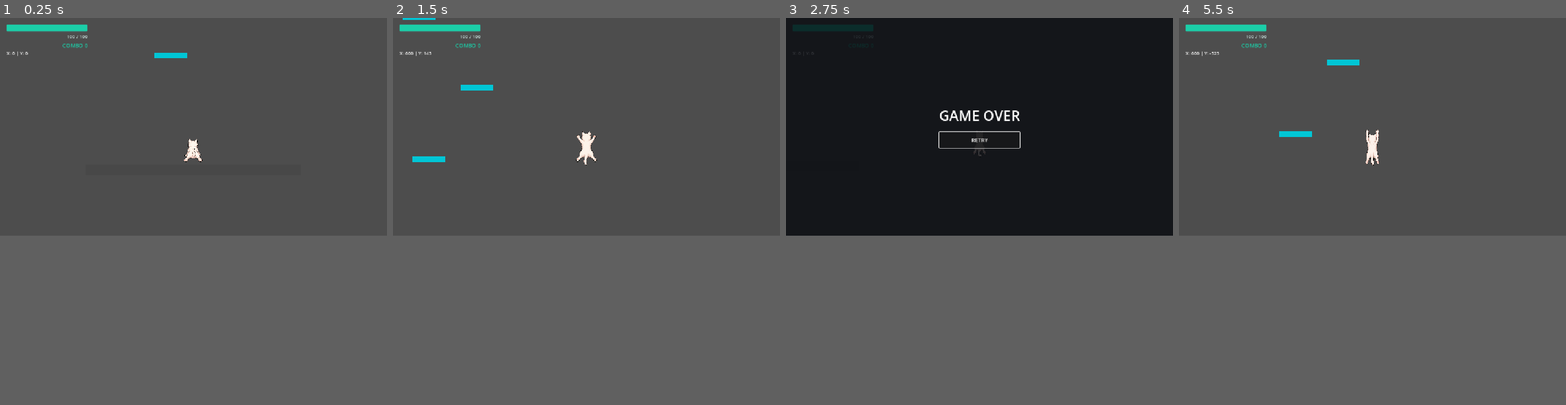
Above: before the commit, frames 1-4 (left to right).
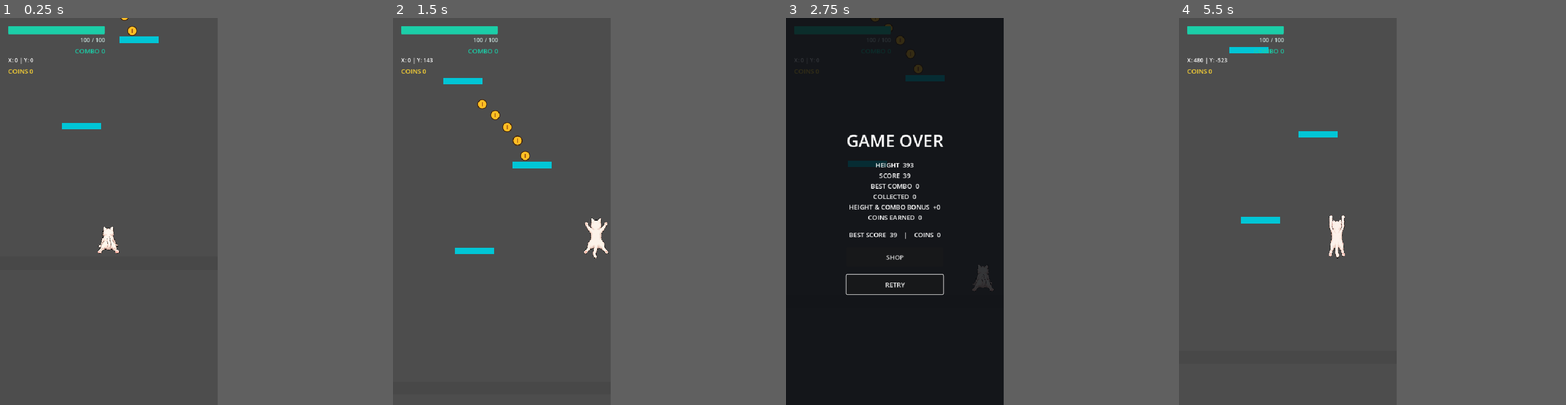
Above: after the commit, the same moments.

Repository: wjdan6/CatJump
Game: Godot game, scene res://main.tscn
Same seed, same stepped clock (60 frames per second), same inputs: the game is played once before the commit and once after it.
Inputs (mouse positions are in pixels of both pictures, inside the frame that each line leads up to):
- Up to frame 1 (0.25 s): no input
- Up to frame 2 (1.5 s): hold Right (move_right) from 0.53 s (still down); tap Z (jump) at 0.6, 0.77, 1.07, 1.35 s
- Up to frame 3 (2.75 s): tap Z (jump) at 1.52, 1.82, 2.1 s; release Right (move_right) at 2.03 s; hold Left (move_left) from 2.03 s (still down)
- Up to frame 4 (5.5 s): release Left (move_left) at 2.75 s; click (1372, 153) at 2.75 s, where only the run after the commit has a clickable "SHOP"; click (1372, 149) at 3.5 s, where only the run after the commit has a clickable "BACK TO RESULTS"; click "RETRY" at 4.25 s; tap Enter at 5 s; hold Right (move_right) from 5.03 s (still down); tap Z (jump) at 5.1, 5.27 s
In our replay, the window is 800x450 before the commit and 450x800 after it. These sizes can differ from the game's own. Grey fills any space a smaller window leaves; there, only what the larger window draws over its background counts as a difference.

The runs differ from the first frame. In frame 1, 1.5% of the frame differs, in the area x 1-53%, y 0-61%; in frame 2, 2.3%; in frame 3, 2.5%, in the area x 2-61%, y 0-72%; in frame 4, 1.8%.

Commit message:
상승 플레이와 코인 수집 구현

Diff:
--- /dev/null
+++ b/coin_pickup.gd
@@ -0,0 +1,31 @@
+extends Area2D
+
+const Player = preload("res://player.gd")
+const RADIUS: float = 15.0
+
+var collected: bool = false
+
+func _ready() -> void:
+	collision_layer = 0
+	collision_mask = 1
+	monitorable = false
+	var circle := CircleShape2D.new()
+	circle.radius = RADIUS
+	var collider := CollisionShape2D.new()
+	collider.shape = circle
+	add_child(collider)
+	body_entered.connect(_on_body_entered)
+
+func _draw() -> void:
+	draw_circle(Vector2.ZERO, RADIUS, Color(0.26, 0.14, 0.04), true, -1.0, true)
+	draw_circle(Vector2.ZERO, RADIUS - 2.5, Color(1.0, 0.75, 0.14), true, -1.0, true)
+	draw_line(Vector2(0.0, -6.0), Vector2(0.0, 6.0), Color(0.62, 0.33, 0.07), 3.0, true)
+
+func _on_body_entered(body: Node2D) -> void:
+	var player := body as Player
+	if collected or player == null or not player.collect_coin():
+		return
+
+	collected = true
+	hide()
+	queue_free()
--- a/main.tscn
+++ b/main.tscn
@@ -13,6 +13,7 @@
 [ext_resource type="Texture2D" path="res://assets/player/cat_land.png" id="11_land"]
 [ext_resource type="PackedScene" path="res://platform.tscn" id="12_platform"]
 [ext_resource type="Script" path="res://platform_generator.gd" id="13_platform_generator"]
+[ext_resource type="Script" path="res://run_results.gd" id="14_run_results"]
 
 [sub_resource type="SpriteFrames" id="SpriteFrames_player"]
 animations = [{
@@ -243,6 +244,15 @@
 offset_bottom = 117.0
 theme_override_font_sizes/font_size = 14
 text = "X: 0 | Y: 0"
+
+[node name="CoinLabel" type="Label" parent="StaminaUI"]
+offset_left = 20.0
+offset_top = 120.0
+offset_right = 260.0
+offset_bottom = 142.0
+theme_override_colors/font_color = Color(1, 0.84, 0.2, 1)
+theme_override_font_sizes/font_size = 16
+text = "COINS 0"
 
 [node name="JudgmentLabel" type="Label" parent="StaminaUI" unique_id=1674039771]
 visible = false
@@ -272,6 +282,7 @@
 grow_horizontal = 2
 grow_vertical = 2
 color = Color(0.03, 0.04, 0.06, 0.82)
+script = ExtResource("14_run_results")
 
 [node name="CenterContainer" type="CenterContainer" parent="StaminaUI/GameOverOverlay"]
 layout_mode = 1
--- a/platform_generator.gd
+++ b/platform_generator.gd
@@ -1,4 +1,9 @@
 extends Node2D
+
+const CoinPickup = preload("res://coin_pickup.gd")
+const COIN_PATH_START_X_FRACTION: float = 0.1
+const COIN_PATH_END_X_FRACTION: float = 0.72
+const COIN_PATH_CURVE: float = 0.55
 
 @export_category("References")
 @export var platform_scene: PackedScene
@@ -14,11 +19,23 @@
 @export_range(0.0, 1000.0, 1.0) var horizontal_step_min: float = 100.0
 @export_range(0.0, 1000.0, 1.0) var horizontal_step_max: float = 220.0
 
+@export_category("Jump Judgment")
+@export_range(0.1, 3.0, 0.01) var boost_surface_thickness_ratio: float = 1.0
+
+@export_category("Coins")
+@export_range(0.0, 1.0, 0.05) var coin_path_chance: float = 0.30
+@export_range(35.0, 150.0, 1.0) var coin_spacing: float = 50.0
+@export_range(2, 16, 1) var max_coins_per_path: int = 8
+@export_range(26.0, 100.0, 1.0) var coin_path_start_clearance: float = 28.0
+@export_range(26.0, 100.0, 1.0) var coin_path_end_clearance: float = 72.0
+
 @export_category("Cleanup")
 @export_range(0.0, 20000.0, 100.0) var cleanup_distance: float = 5500.0
 
 var player: Node2D
 var random_number_generator := RandomNumberGenerator.new()
+var coin_random := RandomNumberGenerator.new()
+var previous_gap_has_coins: bool = false
 var highest_platform_y: float = 0.0
 var last_platform_x: float = 0.0
 var generated_platform_count: int = 0
@@ -40,8 +57,9 @@
 		random_number_generator.randomize()
 	else:
 		random_number_generator.seed = random_seed
-
-	if not _find_highest_existing_platform():
+	coin_random.seed = random_number_generator.seed ^ 0x434F494E
+
+	if not _prepare_existing_platforms():
 		push_error("PlatformGenerator requires at least one node in the boost_platform group.")
 		set_process(false)
 		return
@@ -52,21 +70,27 @@
 	_generate_platforms_ahead()
 	_cleanup_old_platforms()
 
-func _find_highest_existing_platform() -> bool:
-	var found_platform := false
-	var highest_y := INF
-
+func _prepare_existing_platforms() -> bool:
+	var platforms: Array[Node2D] = []
 	for platform_node: Node in get_tree().get_nodes_in_group("boost_platform"):
 		var platform := platform_node as Node2D
-		if platform == null or platform.global_position.y >= highest_y:
-			continue
-
-		highest_y = platform.global_position.y
-		highest_platform_y = platform.global_position.y
-		last_platform_x = platform.global_position.x
-		found_platform = true
-
-	return found_platform
+		if platform != null:
+			platforms.append(platform)
+	if platforms.is_empty():
+		return false
+
+	platforms.sort_custom(func(lower: Node2D, higher: Node2D) -> bool:
+		return lower.global_position.y > higher.global_position.y
+	)
+	for index in range(platforms.size()):
+		var platform := platforms[index]
+		_fit_boost_surface(platform)
+		if index > 0:
+			_place_coin_path(platforms[index - 1].global_position, platform)
+	var highest := platforms.back() as Node2D
+	highest_platform_y = highest.global_position.y
+	last_platform_x = highest.global_position.x
+	return true
 
 func _generate_platforms_ahead() -> void:
 	var target_y := player.global_position.y - maxf(generation_ahead_distance, 0.0)
@@ -81,6 +105,7 @@
 		set_process(false)
 		return false
 
+	var previous_position := Vector2(last_platform_x, highest_platform_y)
 	var minimum_gap := maxf(minf(vertical_gap_min, vertical_gap_max), 1.0)
 	var maximum_gap := maxf(vertical_gap_min, vertical_gap_max)
 	highest_platform_y -= random_number_generator.randf_range(minimum_gap, maximum_gap)
@@ -89,10 +114,72 @@
 	generated_platform_count += 1
 	platform.name = "GeneratedPlatform%d" % generated_platform_count
 	platform.add_to_group("generated_platform")
+	_fit_boost_surface(platform)
 	add_child(platform)
 	platform.global_position = Vector2(last_platform_x, highest_platform_y)
+	_place_coin_path(previous_position, platform)
 	generated_platforms.append(platform)
 	return true
+
+func _place_coin_path(lower_position: Vector2, upper_platform: Node2D) -> void:
+	if previous_gap_has_coins:
+		previous_gap_has_coins = false
+		return
+	if coin_random.randf() >= coin_path_chance:
+		return
+
+	var upper_position := upper_platform.global_position
+	var start_y := lower_position.y - coin_path_start_clearance
+	var end_y := upper_position.y + coin_path_end_clearance
+	if start_y <= end_y:
+		return
+
+	var start := Vector2(lerpf(lower_position.x, upper_position.x, COIN_PATH_START_X_FRACTION), start_y)
+	var end := Vector2(lerpf(lower_position.x, upper_position.x, COIN_PATH_END_X_FRACTION), end_y)
+	# A steeper start follows the cat's faster initial rise after a boost.
+	var control := start.lerp(end, 0.5)
+	control.x = lerpf(start.x, end.x, (1.0 - COIN_PATH_CURVE) * 0.5)
+	var path := Curve2D.new()
+	path.add_point(start, Vector2.ZERO, (control - start) * (2.0 / 3.0))
+	path.add_point(end, (control - end) * (2.0 / 3.0))
+	var length := path.get_baked_length()
+	var count := mini(max_coins_per_path, floori(length / coin_spacing) + 1)
+	if count < 2:
+		return
+
+	previous_gap_has_coins = true
+	for index in range(count):
+		var distance := length * float(index) / (count - 1)
+		var coin := CoinPickup.new()
+		coin.name = "CoinPickup%d" % (index + 1)
+		coin.position = upper_platform.to_local(path.sample_baked(distance))
+		upper_platform.add_child(coin)
+
+func _fit_boost_surface(platform: Node2D) -> void:
+	var collision := platform.get_node_or_null("BoostSurface/CollisionShape2D") as CollisionShape2D
+	if collision == null or not collision.shape is RectangleShape2D:
+		return
+
+	# The current platform scenes use a single polygon for the visible platform body.
+	for child in platform.get_children():
+		var body := child as Polygon2D
+		if body == null or body.polygon.is_empty():
+			continue
+
+		var top := INF
+		var bottom := -INF
+		for point: Vector2 in body.polygon:
+			var point_y := (body.transform * (point + body.offset)).y
+			top = minf(top, point_y)
+			bottom = maxf(bottom, point_y)
+
+		var original := collision.shape as RectangleShape2D
+		var thickness := (bottom - top) * boost_surface_thickness_ratio
+		if thickness > 0.0 and not is_equal_approx(original.size.y, thickness):
+			var adjusted := original.duplicate() as RectangleShape2D
+			adjusted.size = Vector2(original.size.x, thickness)
+			collision.shape = adjusted
+		return
 
 func _get_next_platform_x() -> float:
 	var left_limit := minf(horizontal_min, horizontal_max)
--- a/player.gd
+++ b/player.gd
@@ -1,13 +1,13 @@
 extends CharacterBody2D
 
-const GAME_OVER_POSITION_EPSILON: float = 1.0
+const RunResults = preload("res://run_results.gd")
 
 enum JumpJudgment {
 	PERFECT,
 	GOOD,
 }
 
-@export var move_speed: float = 600.0
+@export var move_speed: float = 480.0
 @export var jump_power: float = 1000.0
 @export var rise_gravity: float = 1300.0
 @export var fall_gravity: float = 1500.0
@@ -16,11 +16,11 @@
 @export_category("Acceleration Jump")
 @export var perfect_jump_power: float = 1250.0
 @export var good_jump_power: float = 1050.0
-@export var perfect_side_impulse: float = 300.0
-@export var good_side_impulse: float = 180.0
+@export var perfect_side_impulse: float = 240.0
+@export var good_side_impulse: float = 145.0
 @export var max_air_speed: float = 3000.0
-@export var air_acceleration: float = 8000.0
-@export var air_deceleration: float = 600.0
+@export var air_acceleration: float = 4200.0
+@export var air_deceleration: float = 500.0
 
 @export_category("Stamina")
 @export var max_stamina: float = 100.0
@@ -46,11 +46,11 @@
 @export var perfect_combo_acceleration_gain: float = 1.0
 @export var good_combo_acceleration_gain: float = 0.5
 @export var jump_power_per_combo_acceleration: float = 50.0
-@export var side_impulse_per_combo_acceleration: float = 20.0
-@export var move_speed_per_combo_acceleration: float = 40.0
-
-@export_category("Game Loop")
-@export var game_over_fall_distance: float = 4427.0
+@export var side_impulse_per_combo_acceleration: float = 16.0
+@export var move_speed_per_combo_acceleration: float = 32.0
+
+@export_category("Camera")
+@export_range(0.0, 0.95, 0.05) var camera_fall_follow_ratio: float = 0.70
 
 @onready var perfect_jump_area: Area2D = $PerfectJumpArea
 @onready var good_jump_area: Area2D = $GoodJumpArea
@@ -59,10 +59,13 @@
 @onready var stamina_value_label: Label = $"../StaminaUI/StaminaValueLabel"
 @onready var combo_label: Label = $"../StaminaUI/ComboLabel"
 @onready var velocity_label: Label = $"../StaminaUI/VelocityLabel"
+@onready var coin_label: Label = $"../StaminaUI/CoinLabel"
 @onready var judgment_label: Label = $"../StaminaUI/JudgmentLabel"
 @onready var player_sprite: AnimatedSprite2D = $Sprite2D
-@onready var game_over_overlay: Control = $"../StaminaUI/GameOverOverlay"
-@onready var retry_button: Button = $"../StaminaUI/GameOverOverlay/CenterContainer/GameOverContent/RetryButton"
+@onready var run_results: RunResults = $"../StaminaUI/GameOverOverlay"
+@onready var camera: Camera2D = $Camera2D
+@onready var body_collision: CollisionShape2D = $CollisionShape2D
+@onready var body_shape: CapsuleShape2D = body_collision.shape as CapsuleShape2D
 
 var used_boost_surfaces: Array[Area2D] = []
 var current_stamina: float = 0.0
@@ -74,15 +77,24 @@
 var is_game_over: bool = false
 var start_height_y: float = 0.0
 var highest_reached_y: float = 0.0
+var peak_combo_count: int = 0
+var collected_coins: int = 0
+var camera_vertical_offset: float = 0.0
 
 func _ready() -> void:
+	max_stamina += run_results.get_stamina_bonus()
+	air_acceleration *= run_results.get_air_acceleration_multiplier()
 	current_stamina = max_stamina
 	_update_stamina_ui()
 	_update_combo_ui()
 	_update_velocity_ui()
 	_play_player_animation(&"idle")
-	game_over_overlay.hide()
-	retry_button.pressed.connect(restart_game)
+	run_results.retry_requested.connect(restart_game)
+	camera_vertical_offset = camera.position.y
+	var initial_camera_position := camera.global_position
+	camera.top_level = true
+	camera.global_position = initial_camera_position
+	_update_camera(global_position.y)
 
 func _physics_process(delta: float) -> void:
 	if is_game_over:
@@ -108,8 +120,10 @@
 		else:
 			try_boost_jump(input_dir)
 
+	var previous_y := global_position.y
 	move_and_slide()
-	_update_game_over_state()
+	_keep_player_in_view_horizontally()
+	_update_game_over_state(global_position.y - previous_y)
 	_update_player_animation(delta, was_on_floor_before_move)
 	_update_velocity_ui()
 
@@ -140,6 +154,14 @@
 
 func get_combo_move_speed() -> float:
 	return move_speed + combo_acceleration * move_speed_per_combo_acceleration
+
+func collect_coin() -> bool:
+	if not run_started or is_game_over:
+		return false
+
+	collected_coins += 1
+	coin_label.text = "COINS %d" % collected_coins
+	return true
 
 func _update_stamina(delta: float) -> void:
 	current_stamina = clampf(current_stamina, 0.0, max_stamina)
@@ -214,6 +236,7 @@
 
 func increase_combo(judgment: int) -> void:
 	combo_count = min(combo_count + 1, max_combo_count)
+	peak_combo_count = maxi(peak_combo_count, combo_count)
 	var acceleration_gain := perfect_combo_acceleration_gain if judgment == JumpJudgment.PERFECT else good_combo_acceleration_gain
 	combo_acceleration = minf(combo_acceleration + acceleration_gain, max_combo_acceleration)
 	_update_combo_ui()
@@ -335,22 +358,36 @@
 func is_surface_in_jump_areas(surface: Area2D) -> bool:
 	return perfect_jump_area.get_overlapping_areas().has(surface) or good_jump_area.get_overlapping_areas().has(surface) or miss_jump_area.get_overlapping_areas().has(surface)
 
-func _update_game_over_state() -> void:
+func _update_game_over_state(vertical_travel: float) -> void:
 	if not run_started:
+		_update_camera(global_position.y)
 		return
 
 	highest_reached_y = minf(highest_reached_y, global_position.y)
-	var climbed_height := start_height_y - highest_reached_y
-
-	if climbed_height < game_over_fall_distance:
-		var reached_start_height := global_position.y >= start_height_y - GAME_OVER_POSITION_EPSILON
-		if velocity.y >= 0.0 and (is_on_floor() or reached_start_height):
-			trigger_game_over()
-		return
-
-	var game_over_y := highest_reached_y + game_over_fall_distance
-	if velocity.y >= 0.0 and global_position.y >= game_over_y:
+	var follow_y := camera.global_position.y - camera_vertical_offset
+	# Let the cat regain the camera's height before scrolling upward again.
+	follow_y += maxf(vertical_travel, 0.0) * camera_fall_follow_ratio
+	_update_camera(minf(follow_y, global_position.y))
+
+	if is_on_floor() or (velocity.y > 0.0 and _is_below_viewport()):
 		trigger_game_over()
+
+func _update_camera(follow_y: float) -> void:
+	camera.global_position.y = follow_y + camera_vertical_offset
+	camera.force_update_scroll()
+
+func _keep_player_in_view_horizontally() -> void:
+	var view_half_width := get_viewport_rect().size.x / (2.0 * camera.zoom.x)
+	var travel_limit := maxf(view_half_width - body_shape.radius, 0.0)
+	var camera_x := camera.get_screen_center_position().x
+	var bounded_x := clampf(global_position.x, camera_x - travel_limit, camera_x + travel_limit)
+	if bounded_x != global_position.x:
+		global_position.x = bounded_x
+		velocity.x = 0.0
+
+func _is_below_viewport() -> bool:
+	var body_top := body_collision.get_global_transform_with_canvas() * Vector2(0.0, -body_shape.height * 0.5)
+	return body_top.y >= get_viewport_rect().end.y
 
 func trigger_game_over() -> void:
 	if is_game_over:
@@ -359,8 +396,7 @@
 	is_game_over = true
 	velocity = Vector2.ZERO
 	reset_combo()
-	game_over_overlay.show()
-	retry_button.grab_focus()
+	run_results.show_result(start_height_y - highest_reached_y, peak_combo_count, collected_coins)
 
 func restart_game() -> void:
 	get_tree().reload_current_scene()
--- a/project.godot
+++ b/project.godot
@@ -17,8 +17,12 @@
 
 [display]
 
+window/size/viewport_width=540
+window/size/viewport_height=960
+window/size/window_width_override=450
+window/size/window_height_override=800
 window/stretch/mode="canvas_items"
-window/stretch/aspect="expand"
+window/stretch/aspect="keep"
 
 [input]
 
--- /dev/null
+++ b/run_progress.gd
@@ -0,0 +1,70 @@
+extends RefCounted
+
+const SAVE_PATH := "user://cat_jump_progress.cfg"
+const SECTION := "progress"
+const STAMINA_UPGRADE := &"stamina_upgrade"
+const AIR_ACCELERATION_UPGRADE := &"air_acceleration_upgrade"
+
+var data := ConfigFile.new()
+var load_error: Error = OK
+var save_path: String
+
+func _init(path: String = SAVE_PATH) -> void:
+	save_path = path
+	load_error = data.load(save_path)
+	if load_error == ERR_FILE_NOT_FOUND:
+		load_error = OK
+	elif load_error != OK:
+		data.clear()
+
+func get_currency() -> int:
+	var value: Variant = data.get_value(SECTION, "currency", 0)
+	return maxi(value, 0) if value is int else 0
+
+func get_best_score() -> int:
+	var value: Variant = data.get_value(SECTION, "best_score", 0)
+	return maxi(value, 0) if value is int else 0
+
+func owns(item: StringName) -> bool:
+	var value: Variant = data.get_value(SECTION, item, false)
+	return value is bool and value
+
+func record_result(score: int, reward: int) -> Error:
+	var best_score := maxi(get_best_score(), score)
+	if reward == 0 and best_score == get_best_score():
+		return load_error
+
+	var updated := _copy_data()
+	updated.set_value(SECTION, "currency", get_currency() + reward)
+	updated.set_value(SECTION, "best_score", best_score)
+	return _save(updated)
+
+func purchase(item: StringName, price: int) -> Error:
+	if owns(item) or get_currency() < price:
+		return ERR_UNAVAILABLE
+
+	var updated := _copy_data()
+	updated.set_value(SECTION, "currency", get_currency() - price)
+	updated.set_value(SECTION, item, true)
+	return _save(updated)
+
+func _copy_data() -> ConfigFile:
+	var updated := ConfigFile.new()
+	updated.parse(data.encode_to_text())
+	return updated
+
+func _save(updated: ConfigFile) -> Error:
+	if load_error != OK:
+		return load_error
+
+	var temporary_path := save_path + ".tmp"
+	var error := updated.save(temporary_path)
+	if error != OK:
+		return error
+
+	error = DirAccess.rename_absolute(temporary_path, save_path)
+	if error != OK:
+		return error
+
+	data = updated
+	return OK
--- /dev/null
+++ b/run_results.gd
@@ -0,0 +1,139 @@
+extends ColorRect
+
+signal retry_requested
+
+const RunProgress = preload("res://run_progress.gd")
+
+@export_category("Scoring")
+@export_range(1, 1000, 1) var height_per_point: int = 10
+@export_range(1, 20000, 1) var height_per_bonus_coin: int = 4000
+@export_range(1, 100, 1) var combo_per_bonus_coin: int = 5
+
+@export_category("Shop")
+@export_range(1, 1000, 1) var stamina_price: int = 4
+@export_range(0, 100, 1) var stamina_bonus: int = 20
+@export_range(1, 1000, 1) var air_acceleration_price: int = 7
+@export_range(0, 100, 1) var air_acceleration_bonus_percent: int = 15
+
+@onready var content: VBoxContainer = $CenterContainer/GameOverContent
+@onready var title: Label = $CenterContainer/GameOverContent/TitleLabel
+@onready var retry_button: Button = $CenterContainer/GameOverContent/RetryButton
+
+var progress := RunProgress.new()
+var result_label: Label
+var balance_label: Label
+var status_label: Label
+var shop_button: Button
+var stamina_button: Button
+var air_acceleration_button: Button
+var back_button: Button
+var save_retry_button: Button
+var score: int = 0
+var reward: int = 0
+var result_recorded: bool = false
+
+func _ready() -> void:
+	result_label = _add_label()
+	balance_label = _add_label()
+	status_label = _add_label()
+	shop_button = _add_button("SHOP", _show_shop)
+	stamina_button = _add_button("", _buy_upgrade.bind(RunProgress.STAMINA_UPGRADE, stamina_price))
+	air_acceleration_button = _add_button("", _buy_upgrade.bind(RunProgress.AIR_ACCELERATION_UPGRADE, air_acceleration_price))
+	back_button = _add_button("BACK TO RESULTS", _show_results)
+	save_retry_button = _add_button("RETRY SAVE", _record_result)
+	content.move_child(retry_button, -1)
+	retry_button.pressed.connect(retry_requested.emit)
+	hide()
+
+func get_stamina_bonus() -> float:
+	return float(stamina_bonus) if progress.owns(RunProgress.STAMINA_UPGRADE) else 0.0
+
+func get_air_acceleration_multiplier() -> float:
+	return 1.0 + air_acceleration_bonus_percent / 100.0 if progress.owns(RunProgress.AIR_ACCELERATION_UPGRADE) else 1.0
+
+func show_result(height: float, peak_combo: int, collected_coins: int) -> void:
+	if visible:
+		return
+
+	score = floori(height / height_per_point)
+	var bonus_coins := 0
+	if collected_coins > 0:
+		bonus_coins = floori(height / height_per_bonus_coin) + floori(float(peak_combo) / combo_per_bonus_coin)
+	reward = collected_coins + bonus_coins
+	result_label.text = "HEIGHT  %d\nSCORE  %d\nBEST COMBO  %d\nCOLLECTED  %d\nHEIGHT & COMBO BONUS  +%d\nCOINS EARNED  %d" % [
+		floori(height), score, peak_combo, collected_coins, bonus_coins, reward,
+	]
+	show()
+	_show_results()
+	_record_result()
+
+func _record_result() -> void:
+	if result_recorded:
+		return
+
+	var error := progress.record_result(score, reward)
+	result_recorded = error == OK
+	status_label.text = "" if result_recorded else "Could not save this run."
+	status_label.visible = not result_recorded
+	save_retry_button.visible = not result_recorded
+	shop_button.disabled = not result_recorded
+	_update_balance()
+	if result_recorded:
+		retry_button.grab_focus()
+
+func _show_results() -> void:
+	title.text = "GAME OVER"
+	result_label.show()
+	shop_button.show()
+	stamina_button.hide()
+	air_acceleration_button.hide()
+	back_button.hide()
+	status_label.hide()
+	_update_balance()
+	retry_button.grab_focus()
+
+func _show_shop() -> void:
+	title.text = "SHOP"
+	result_label.hide()
+	shop_button.hide()
+	stamina_button.show()
+	air_acceleration_button.show()
+	back_button.show()
+	status_label.hide()
+	_refresh_shop()
+	back_button.grab_focus()
+
+func _buy_upgrade(item: StringName, price: int) -> void:
+	var error := progress.purchase(item, price)
+	status_label.text = "Purchased. Active next run." if error == OK else "Could not complete the purchase."
+	status_label.show()
+	_refresh_shop()
+	if error == OK:
+		back_button.grab_focus()
+
+func _refresh_shop() -> void:
+	_update_balance()
+	_update_upgrade(stamina_button, "MAX STAMINA +%d" % stamina_bonus, RunProgress.STAMINA_UPGRADE, stamina_price)
+	_update_upgrade(air_acceleration_button, "AIR ACCELERATION +%d%%" % air_acceleration_bonus_percent, RunProgress.AIR_ACCELERATION_UPGRADE, air_acceleration_price)
+
+func _update_upgrade(button: Button, item_name: String, item: StringName, price: int) -> void:
+	var owned := progress.owns(item)
+	button.text = "%s  /  %s" % [item_name, "OWNED" if owned else "%d COINS" % price]
+	button.disabled = owned or progress.get_currency() < price
+
+func _update_balance() -> void:
+	balance_label.text = "BEST SCORE  %d    |    COINS  %d" % [progress.get_best_score(), progress.get_currency()]
+
+func _add_label() -> Label:
+	var label := Label.new()
+	label.horizontal_alignment = HORIZONTAL_ALIGNMENT_CENTER
+	content.add_child(label)
+	return label
+
+func _add_button(label: String, action: Callable) -> Button:
+	var button := Button.new()
+	button.text = label
+	button.custom_minimum_size.y = retry_button.custom_minimum_size.y
+	button.pressed.connect(action)
+	content.add_child(button)
+	return button
Not shown, added: coin_pickup.gd.uid
Not shown, added: run_progress.gd.uid
Not shown, added: run_results.gd.uid
Not shown, changed: GAME_DESIGN.md
